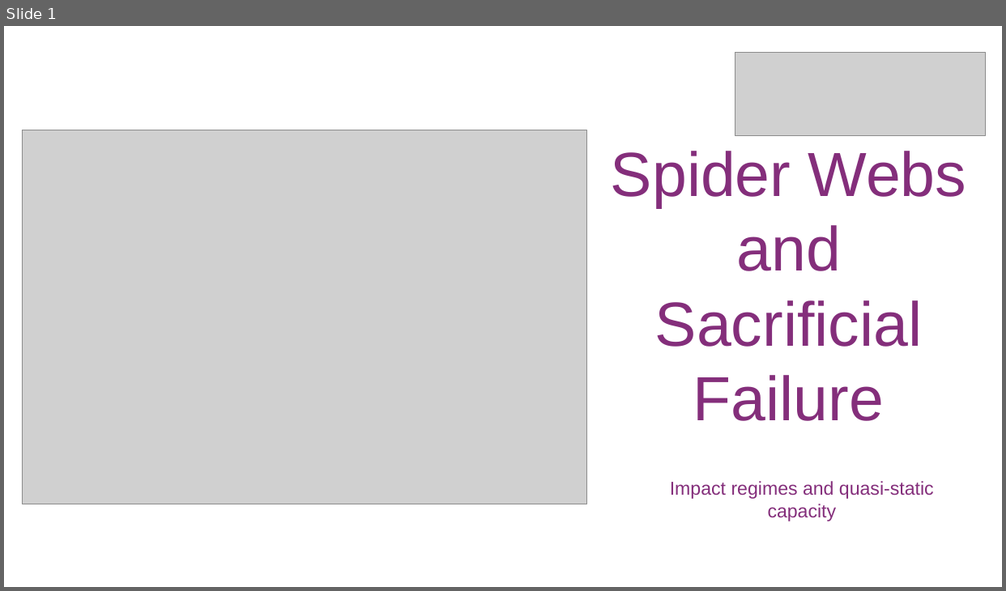
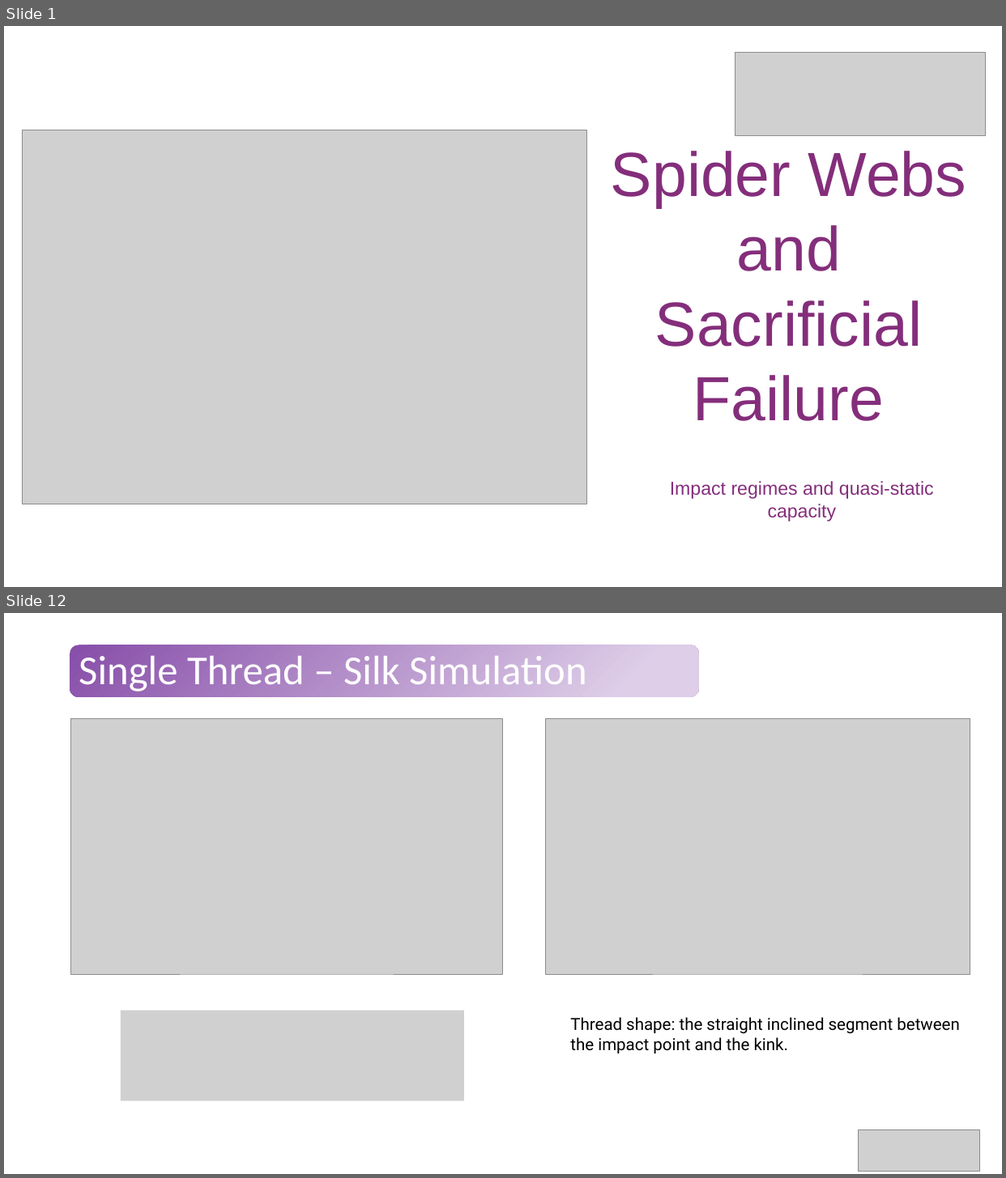
Before and after one commit to Tavi681/PoliPhysics, a slide deck: Tema 2/paper/Tema2.pptx. Shown one above the other, each under a label of ours: slide 1 before the commit, slides 1 and 12 after it; the slides between them are not shown. The pictures are 1006x591 and 1006x1178 pixels, drawn with LibreOffice and Linux fonts; fonts in the diff are those of the drawing; grey boxes stand for pictures. Boxes give left, top, right and bottom in pixels: in the first picture for what was removed or moved away, otherwise in the second. Text is boxed around its words. In the diff, an @@ line names an element or a change of style, - is before the commit and + after.

```diff
--- a/Tema 2/paper/Tema2.pptx
+++ b/Tema 2/paper/Tema2.pptx
@@ slide 12 added at bbox=[4, 613, 1002, 1174], background #FFFFFF @@
@@ rounded rectangle added at bbox=[70, 645, 699, 697], fill gradient #874EA9 to #DECEE8 @@
@@ title added at bbox=[79, 655, 586, 692], 39.6 pt, text #FFFFFF @@
+Single Thread – Silk Simulation
@@ picture added at bbox=[71, 719, 503, 974] @@
@@ picture added at bbox=[545, 719, 970, 974] @@
@@ picture added at bbox=[121, 1011, 464, 1101] @@
@@ text added at bbox=[570, 1017, 959, 1054], 16 pt, text #000000 @@
+Thread shape: the straight inclined segment between the impact point and the kink.
@@ picture added at bbox=[859, 1131, 980, 1171] @@
```
Also in this commit, not shown: 10 slides changed, 11 other slides added, 2 slides removed.
